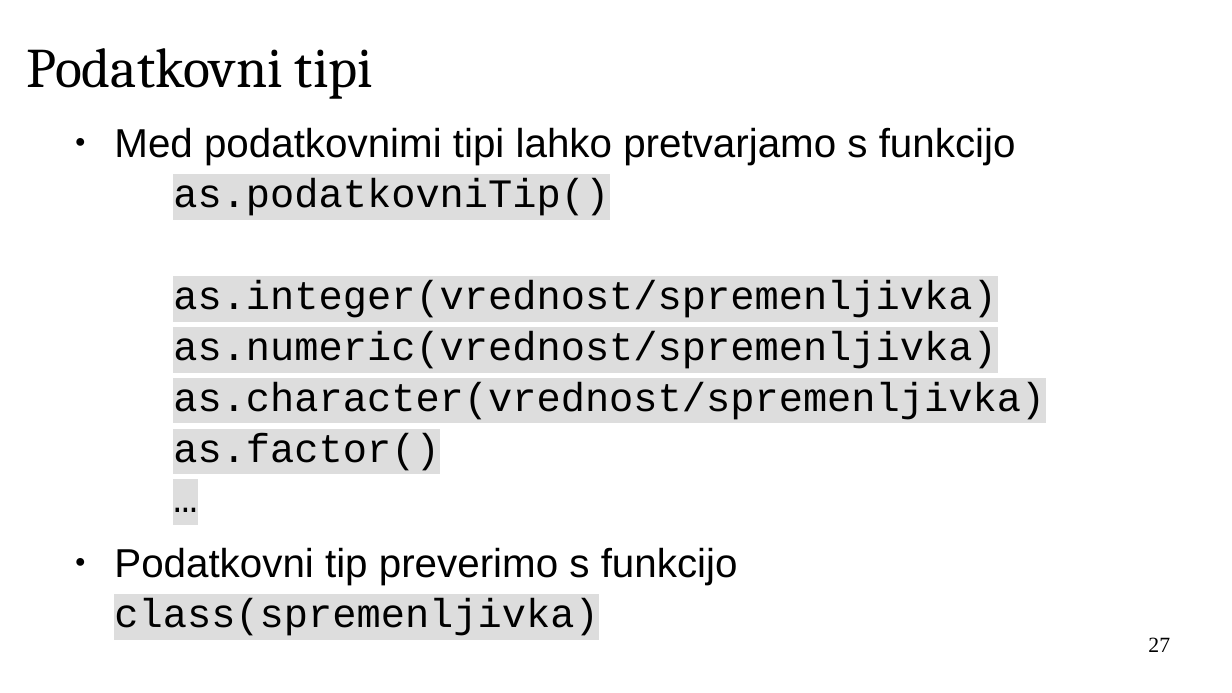
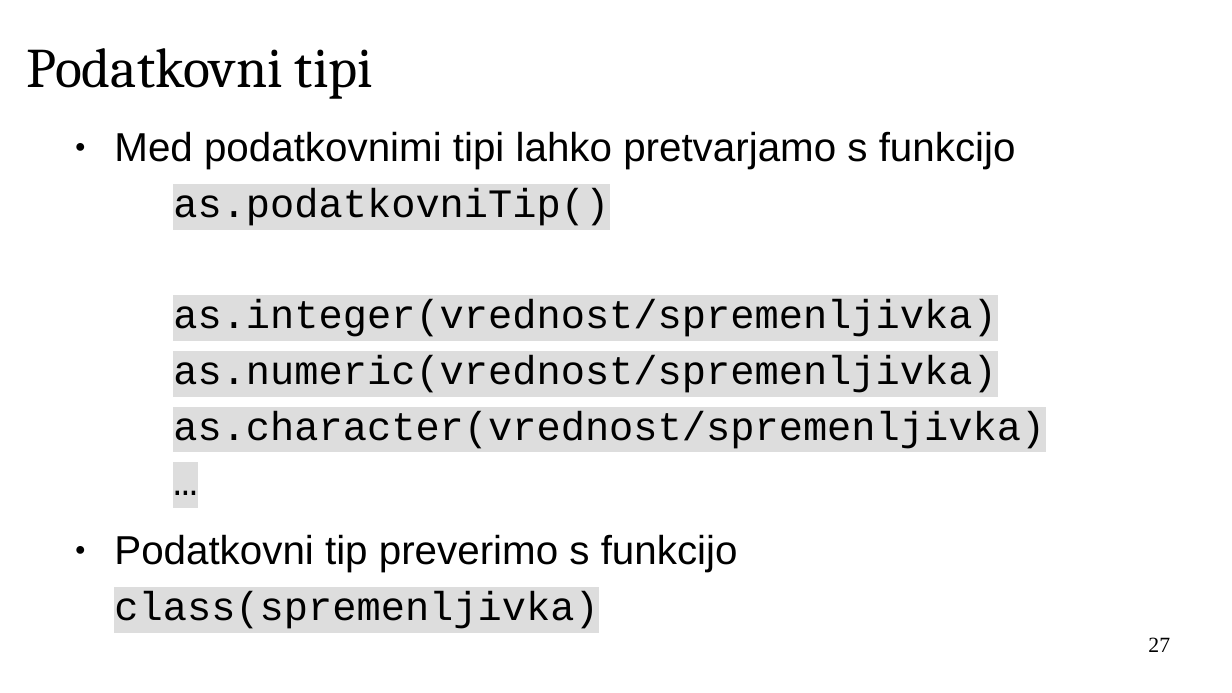
Before and after one commit to janaobsteter/R_tecaj, a slide deck: slide 27 of ModulA/IT_Rtecaj_ModulA.odp. Drawn at 1232x693 pixels with LibreOffice and Linux fonts; fonts in the diff are those of the drawing; background and template pictures are left out. Boxes give left, top, right and bottom in pixels: in the first picture for what was removed or moved away, otherwise in the second. Text is boxed around its words. In the diff, an @@ line names an element or a change of style, - is before the commit and + after.

```diff
--- a/ModulA/IT_Rtecaj_ModulA.odp
+++ b/ModulA/IT_Rtecaj_ModulA.odp
@@ text at box(114, 131, 1045, 449): text changed @@
-● Med podatkovnimi tipi lahko pretvarjamo s funkcijo
-  as.podatkovniTip()
-  as.integer(vrednost/spremenljivka)
-  as.numeric(vrednost/spremenljivka)
-  as.character(vrednost/spremenljivka)
-  as.factor()
-  …
+● Med podatkovnimi tipi lahko pretvarjamo s funkcijo
+  as.podatkovniTip()
+  as.integer(vrednost/spremenljivka)
+  as.numeric(vrednost/spremenljivka)
+  as.character(vrednost/spremenljivka)
+  …
@@ text at box(114, 534, 738, 629): line spacing 1.05 to 1.15 @@
```
Also in this commit, not shown: 6 other slides changed, 2 slides added, 2 other files.
